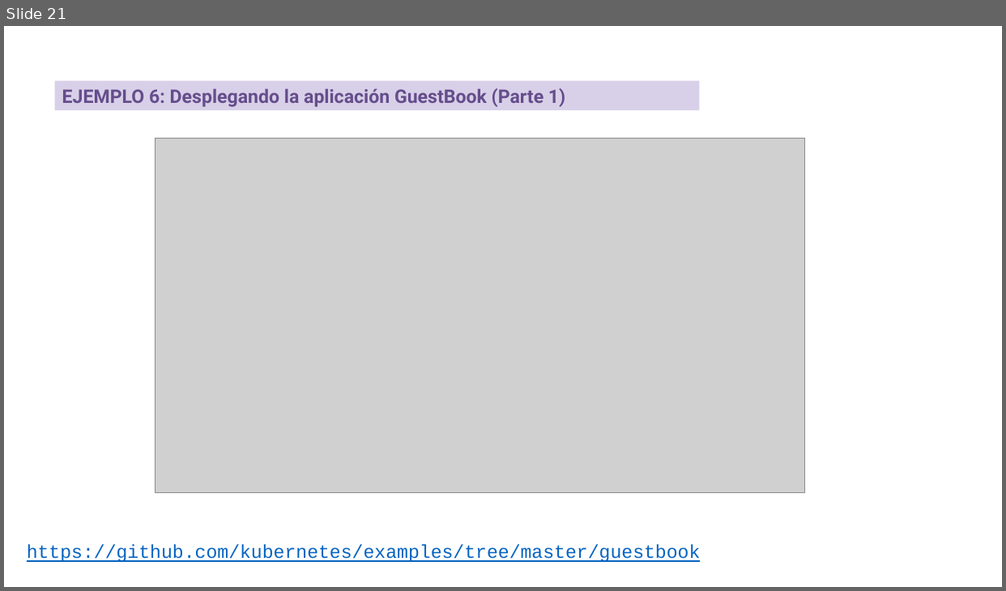
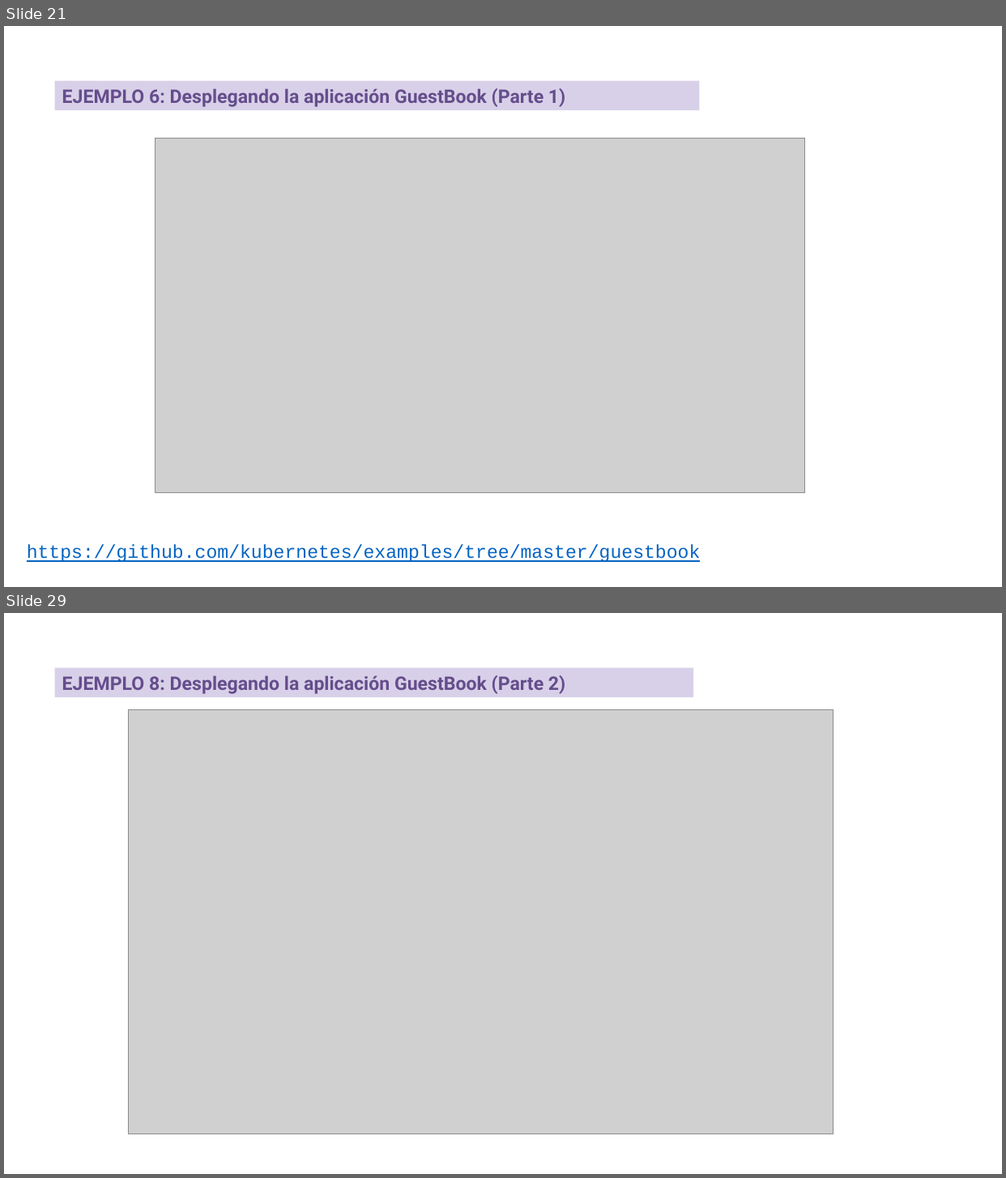
Before and after one commit to iesgn/curso_kubernetes_2020, a slide deck: unidad2/presentacion_sesion2.odp. Shown one above the other, each under a label of ours: slide 21 before the commit, slides 21 and 29 after it; the slides between them are not shown. The pictures are 1006x591 and 1006x1178 pixels, drawn with LibreOffice and Linux fonts; fonts in the diff are those of the drawing; grey boxes stand for pictures. Boxes give left, top, right and bottom in pixels: in the first picture for what was removed or moved away, otherwise in the second. Text is boxed around its words. In the diff, an @@ line names an element or a change of style, - is before the commit and + after.

```diff
--- a/unidad2/presentacion_sesion2.odp
+++ b/unidad2/presentacion_sesion2.odp
@@ slide 29 added at box(4, 613, 1002, 1174), background #FFFFFF @@
@@ rectangle added at box(55, 667, 693, 697), fill #D8D0E8, 18 pt, text #654D8C, bold @@
+EJEMPLO 8: Desplegando la aplicación GuestBook (Parte 2)
@@ picture added at box(128, 709, 833, 1134) @@
```
Also in this commit, not shown: 7 other slides added, 9 other files.
